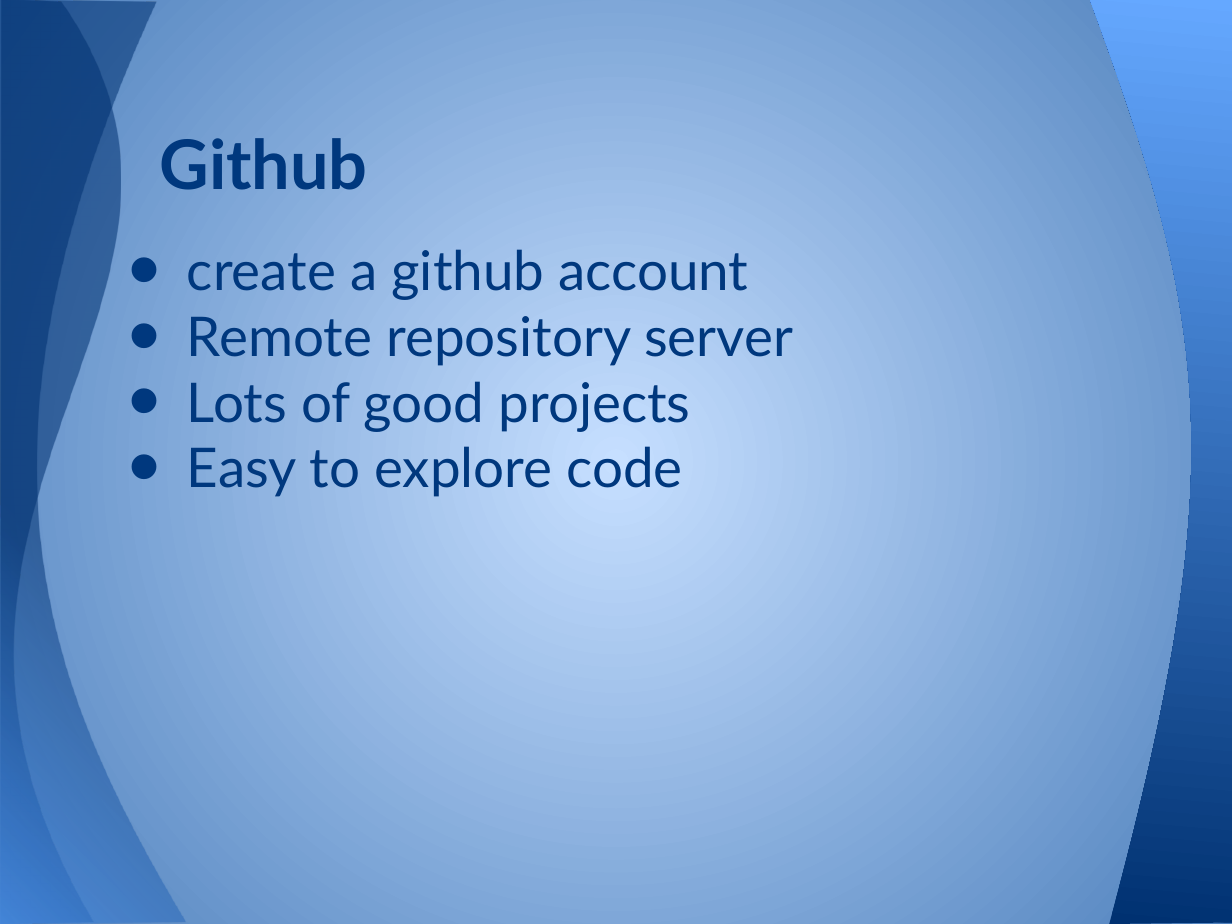
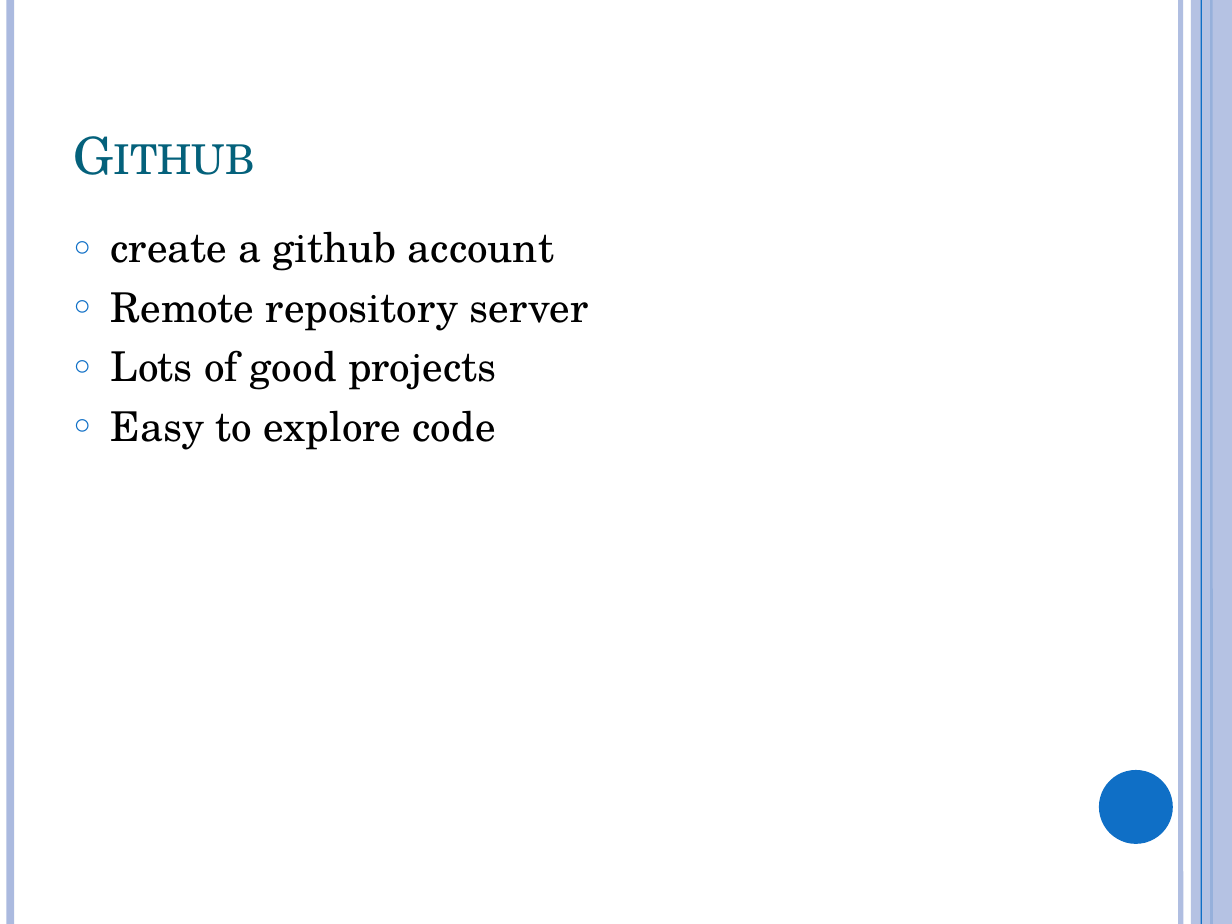
Before and after one commit to swcarpentry/DEPRECATED-boot-camps, a slide deck: slide 4 of 07-version-control-remote/git_remote.pptx (slide 2 before the commit). Drawn at 1232x924 pixels with LibreOffice and Linux fonts; fonts in the diff are those of the drawing. Boxes give left, top, right and bottom in pixels: in the first picture for what was removed or moved away, otherwise in the second. Text is boxed around its words. In the diff, an @@ line names an element or a change of style, - is before the commit and + after.

```diff
--- a/07-version-control-remote/git_remote.pptx
+++ b/07-version-control-remote/git_remote.pptx
@@ background gradient #C6DFFF to #4F81BD to #FFFFFF @@
@@ freeform shape removed at box(0, 0, 185, 924) @@
@@ freeform shape removed at box(0, 0, 267, 924) @@
@@ line added from (10, 0) to (10, 924), #ABBBDF 4.5 pt @@
@@ freeform shape removed at box(1090, 0, 1232, 924) @@
@@ line added from (1180, 0) to (1180, 924), #ABBBDF 3 pt @@
@@ rectangle added at box(1191, 0, 1232, 924), fill #ABBBDF at 87% opacity @@
@@ line added from (1201, 0) to (1201, 924), #0F6FC6 0.75 pt @@
@@ line added from (1211, 0) to (1211, 924), #0F6FC6 1.5 pt @@
@@ title "Github": place and size @@
-title "Github" at box(160, 138, 368, 190)
+title "Github" at box(273, 231, 397, 271)
@@ title "Github" at box(273, 231, 397, 271): size 40 to 30 pt, font Lato to TeX Gyre Schola, text colour #00387E to #04617B, bold off, small capitals on; indent changed @@
@@ text "create a github account": place and size @@
-text "create a github account" at box(187, 249, 793, 497)
+text "create a github account" at box(111, 234, 589, 450)
@@ text "create a github account" at box(111, 234, 589, 450): size 32 to 24 pt, font Lato to TeX Gyre Schola, text colour #00387E to #000000; bullet • to ○; more space between paragraphs; bullet colour #00387E to #0F6FC6 @@
@@ ellipse added at box(1099, 770, 1173, 844), fill #0F6FC6 @@
```
Also in this commit, not shown: 6 other slides changed, 5 slides added, 5 slides removed, 1 other file.
